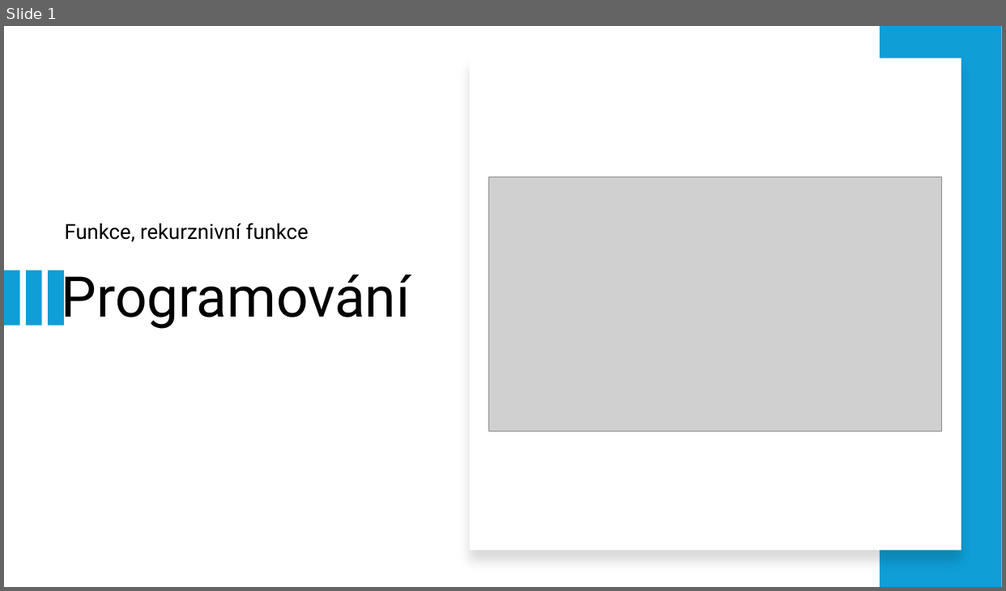
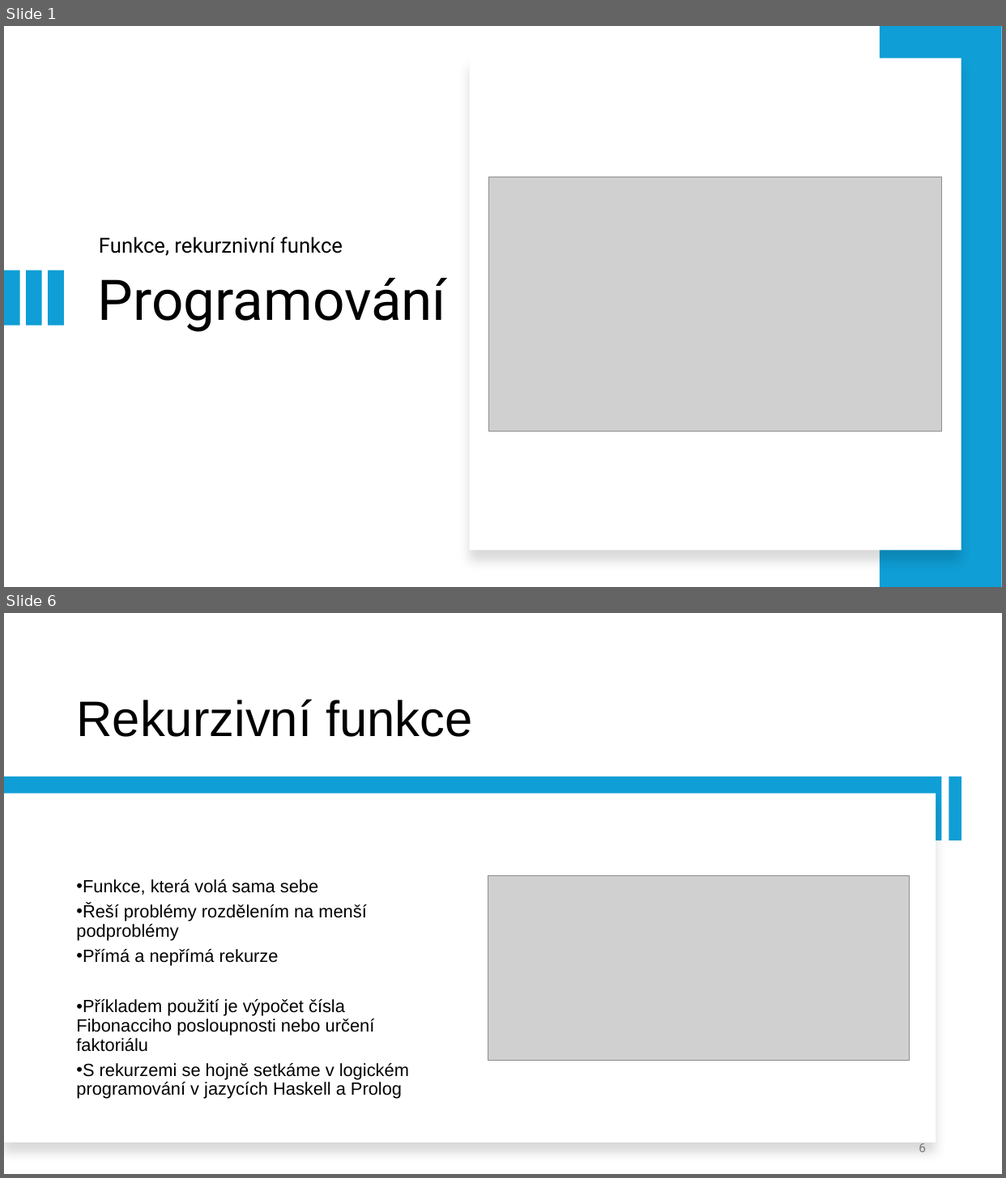
Before and after one commit to dawissl/hradebni, a slide deck: Prezentace/1. ročník/PGM_09_funkce_rekurzivni_funkce.pptx. Shown one above the other, each under a label of ours: slide 1 before the commit, slides 1 and 6 after it; the slides between them are not shown. The pictures are 1006x591 and 1006x1178 pixels, drawn with LibreOffice and Linux fonts; fonts in the diff are those of the drawing; grey boxes stand for pictures. Boxes give left, top, right and bottom in pixels: in the first picture for what was removed or moved away, otherwise in the second. Text is boxed around its words. In the diff, an @@ line names an element or a change of style, - is before the commit and + after.

```diff
--- a/Prezentace/1. ročník/PGM_09_funkce_rekurzivni_funkce.pptx
+++ b/Prezentace/1. ročník/PGM_09_funkce_rekurzivni_funkce.pptx
@@ slide 6 added at [4, 613, 1002, 1174], background #FFFFFF @@
@@ title added at [76, 699, 472, 737], 48 pt, text #000000 @@
+Rekurzivní funkce
@@ rectangle added at [4, 777, 942, 841], fill #0F9ED5 @@
@@ rectangle added at [948, 777, 961, 841], fill #0F9ED5 @@
@@ rectangle added at [4, 794, 936, 1143], fill #FFFFFF @@
@@ subtitle added at [76, 879, 409, 1099], 17 pt, text #000000 @@
+• Funkce, která volá sama sebe
+• Řeší problémy rozdělením na menší podproblémy
+• Přímá a nepřímá rekurze
+• Příkladem použití je výpočet čísla Fibonacciho posloupnosti nebo určení faktoriálu
+• S rekurzemi se hojně setkáme v logickém programování v jazycích Haskell a Prolog
@@ picture added at [488, 876, 909, 1061] @@
@@ page number added at [918, 1144, 926, 1152], 12 pt, text #787878 @@
+6
@@ slide 1 changed as well @@
@@ subtitle "Funkce, rekurznivní funkce": place and size @@
-subtitle "Funkce, rekurznivní funkce" at [65, 223, 309, 242]
+subtitle "Funkce, rekurznivní funkce" at [99, 237, 343, 256]
@@ title "Programování" rewrapped from [62, 270, 410, 329] to [98, 278, 446, 332] @@
```
Also in this commit, not shown: 6 other slides added, 2 slides removed, 3 other files.
